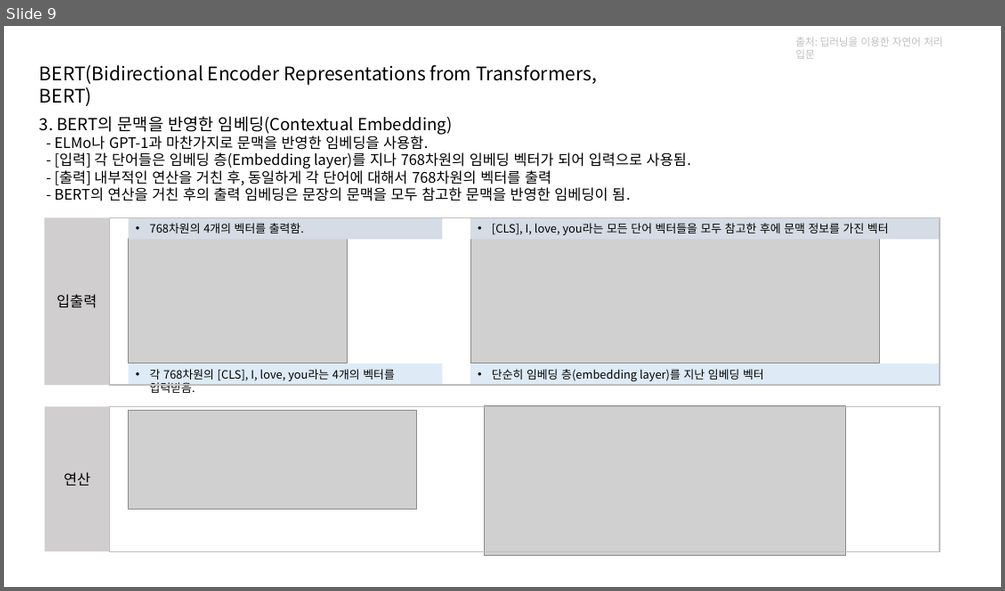
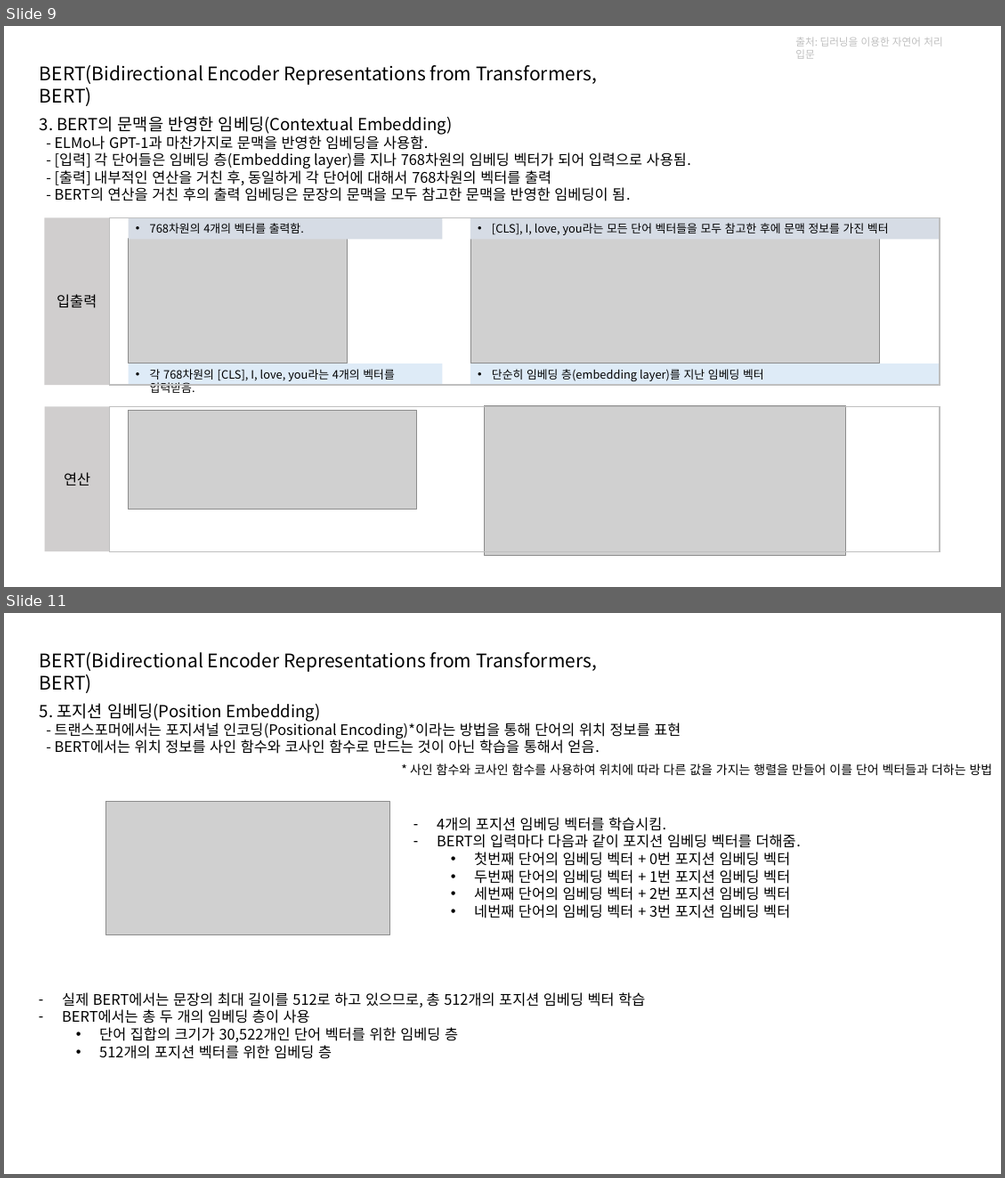
Before and after one commit to kjh8331267/NLP_Study, a slide deck: slide/BERT.pptx. Shown one above the other, each under a label of ours: slide 9 before the commit, slides 9 and 11 after it; the slides between them are not shown. The pictures are 1005x591 and 1005x1178 pixels, drawn with LibreOffice and Linux fonts; fonts in the diff are those of the drawing; grey boxes stand for pictures. Boxes give left, top, right and bottom in pixels: in the first picture for what was removed or moved away, otherwise in the second. Text is boxed around its words. In the diff, an @@ line names an element or a change of style, - is before the commit and + after.

```diff
--- a/slide/BERT.pptx
+++ b/slide/BERT.pptx
@@ slide 11 added at <box>4,613,1001,1174</box>, background #FFFFFF @@
@@ text added at <box>40,652,597,693</box>, 18 pt, text #000000 @@
+BERT(Bidirectional Encoder Representations from Transformers, BERT)
@@ text added at <box>40,703,680,754</box>, 14 pt, text #000000 @@
+5. 포지션 임베딩(Position Embedding)
+- 트랜스포머에서는 포지셔널 인코딩(Positional Encoding)*이라는 방법을 통해 단어의 위치 정보를 표현
+- BERT에서는 위치 정보를 사인 함수와 코사인 함수로 만드는 것이 아닌 학습을 통해서 얻음.
@@ text added at <box>410,763,993,775</box>, 12 pt, text #000000 @@
+* 사인 함수와 코사인 함수를 사용하여 위치에 따라 다른 값을 가지는 행렬을 만들어 이를 단어 벡터들과 더하는 방법
@@ picture added at <box>106,801,390,934</box> @@
@@ text added at <box>437,817,801,918</box>, 14 pt, text #000000 @@
+– 4개의 포지션 임베딩 벡터를 학습시킴.
+– BERT의 입력마다 다음과 같이 포지션 임베딩 벡터를 더해줌.
+  • 첫번째 단어의 임베딩 벡터 + 0번 포지션 임베딩 벡터
+  • 두번째 단어의 임베딩 벡터 + 1번 포지션 임베딩 벡터
+  • 세번째 단어의 임베딩 벡터 + 2번 포지션 임베딩 벡터
+  • 네번째 단어의 임베딩 벡터 + 3번 포지션 임베딩 벡터
@@ text added at <box>62,992,645,1059</box>, 14 pt, text #000000 @@
+– 실제 BERT에서는 문장의 최대 길이를 512로 하고 있으므로, 총 512개의 포지션 임베딩 벡터 학습
+– BERT에서는 총 두 개의 임베딩 층이 사용
+  • 단어 집합의 크기가 30,522개인 단어 벡터를 위한 임베딩 층
+  • 512개의 포지션 벡터를 위한 임베딩 층
```
Also in this commit, not shown: 1 slide changed, 2 other slides added.
